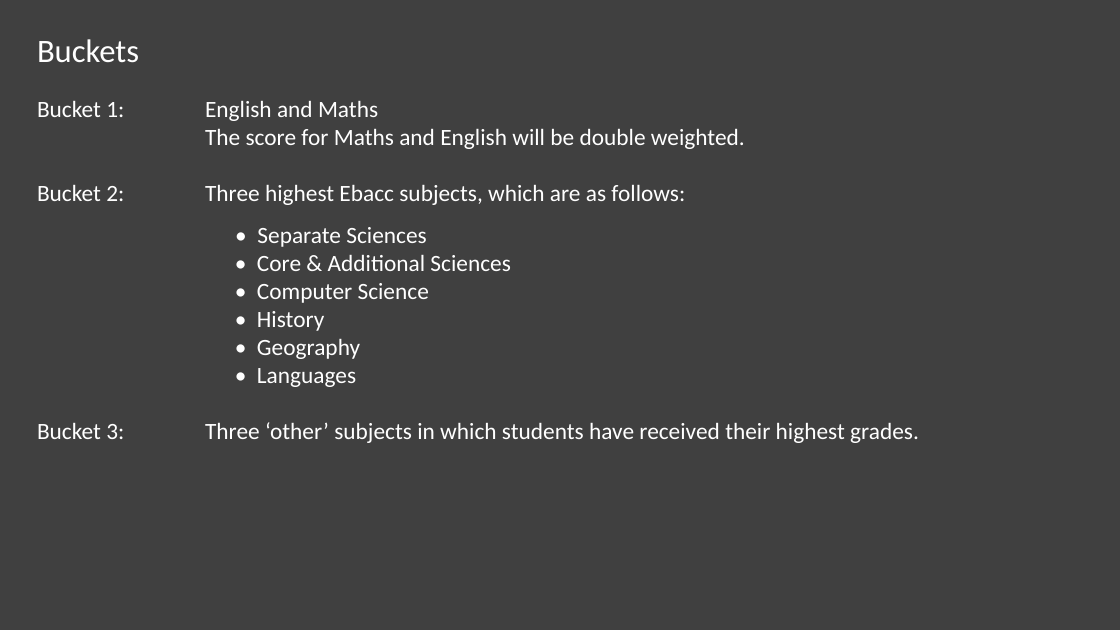
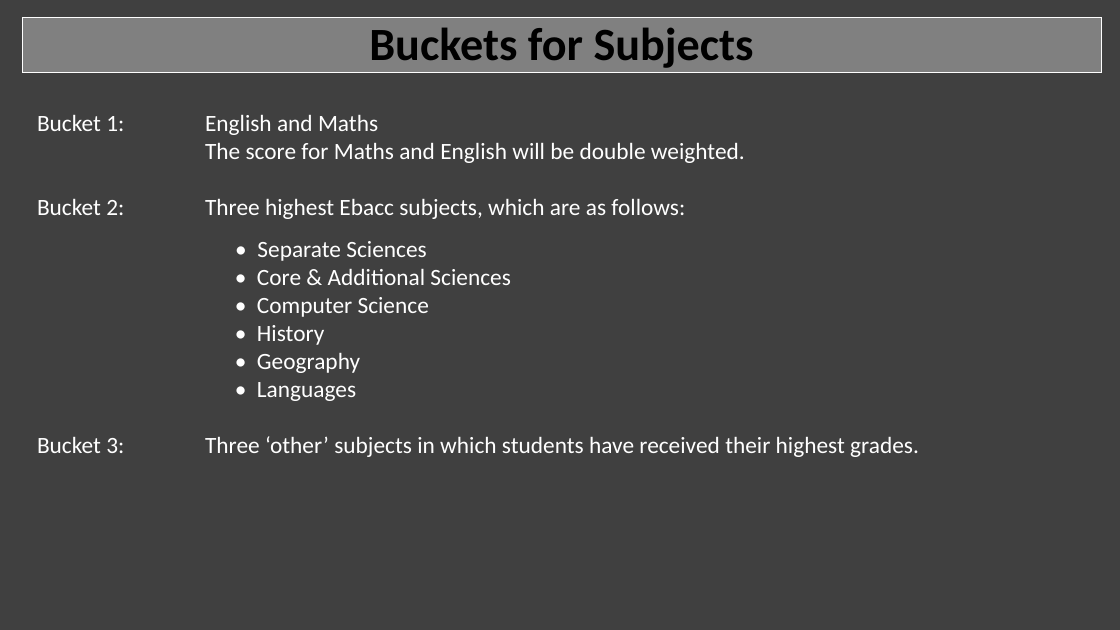
Before and after one commit to MoNawaz101/Project-1-Examination-Analysis, a slide deck: slide 7 of Project 1 Presentation.pptx. Drawn at 1120x630 pixels with LibreOffice and Linux fonts; fonts in the diff are those of the drawing. Boxes give left, top, right and bottom in pixels: in the first picture for what was removed or moved away, otherwise in the second. Text is boxed around its words. In the diff, an @@ line names an element or a change of style, - is before the commit and + after.

```diff
--- a/Project 1 Presentation.pptx
+++ b/Project 1 Presentation.pptx
@@ rectangle added at (x1=22, y1=18, x2=1102, y2=72), fill #808080, outline #FFFFFF 0.75 pt, 39.6 pt, text #000000, bold @@
+Buckets for Subjects
@@ text at (x1=37, y1=39, x2=139, y2=62): paragraph removed @@
-Buckets
@@ text "Bucket 1: English and Maths" moved from (x1=37, y1=39, x2=919, y2=443) to (x1=37, y1=115, x2=919, y2=457) @@
```
Also in this commit, not shown: 9 other slides changed, 6 slides added, 1 slide removed, 44 other files.
